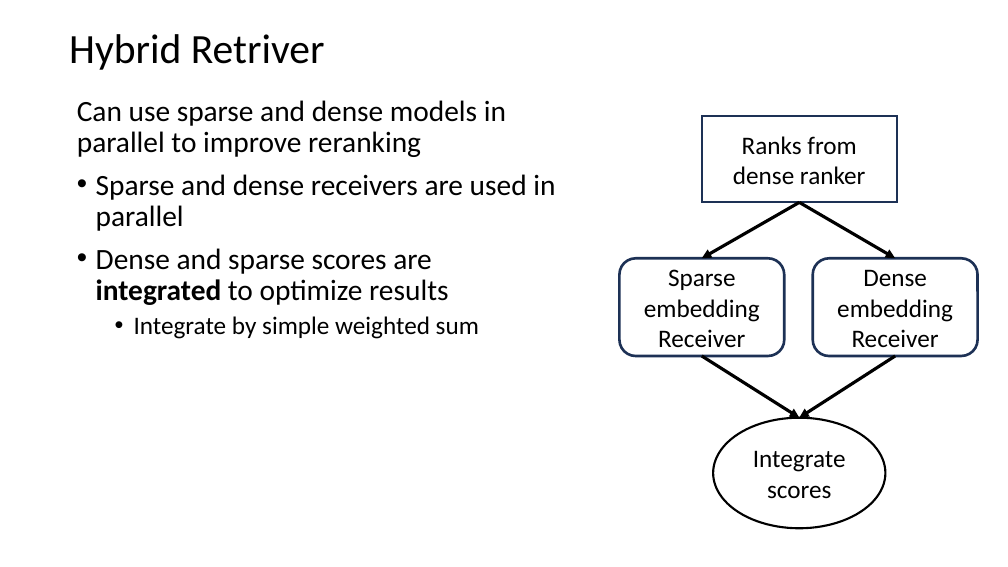
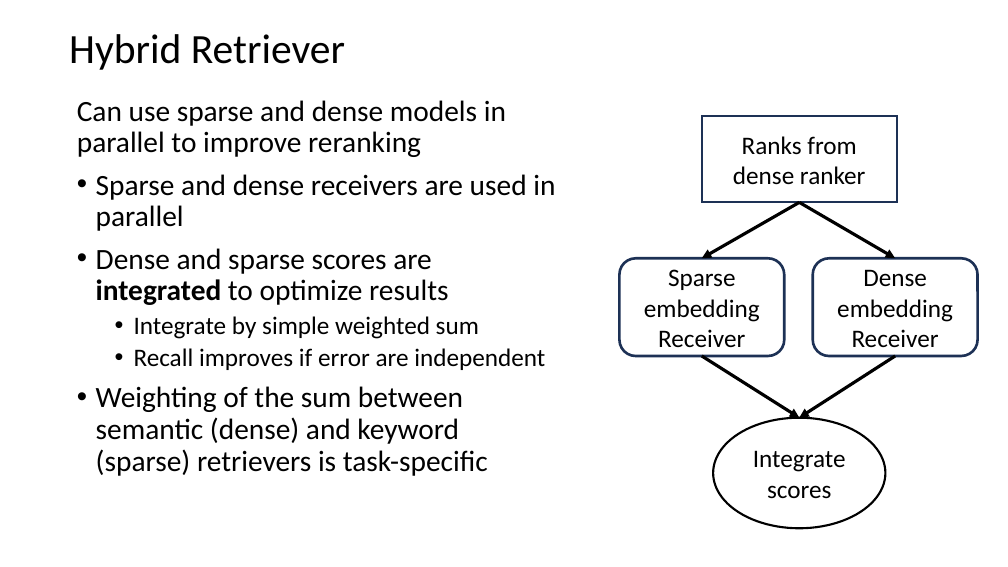
Before and after one commit to jonahneu/CSCI-E-108, a slide deck: slide 55 of slides/7_InformationRetrievalSearch.pptx. Drawn at 1008x567 pixels with LibreOffice and Linux fonts; fonts in the diff are those of the drawing. Boxes give left, top, right and bottom in pixels: in the first picture for what was removed or moved away, otherwise in the second. Text is boxed around its words. In the diff, an @@ line names an element or a change of style, - is before the commit and + after.

Commit message:
Corrrected typos from lecture

```diff
--- a/slides/7_InformationRetrievalSearch.pptx
+++ b/slides/7_InformationRetrievalSearch.pptx
@@ title at (69, 34, 345, 70): text changed @@
-Hybrid Retriver
+Hybrid Retriever
@@ text at (96, 348, 545, 476): paragraphs added @@
+  • Recall improves if error are independent
+• Weighting of the sum between semantic (dense) and keyword (sparse) retrievers is task-specific
```
Also in this commit, not shown: 2 other slides changed.
